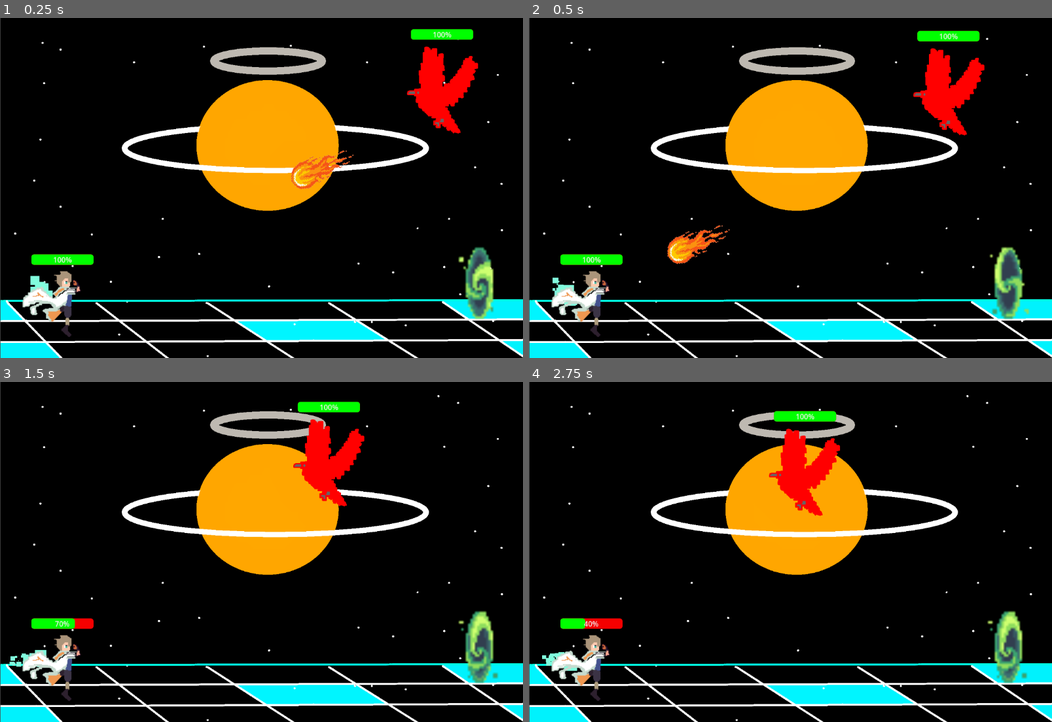
Above: before the commit, frames 1-4 (two rows, left to right).
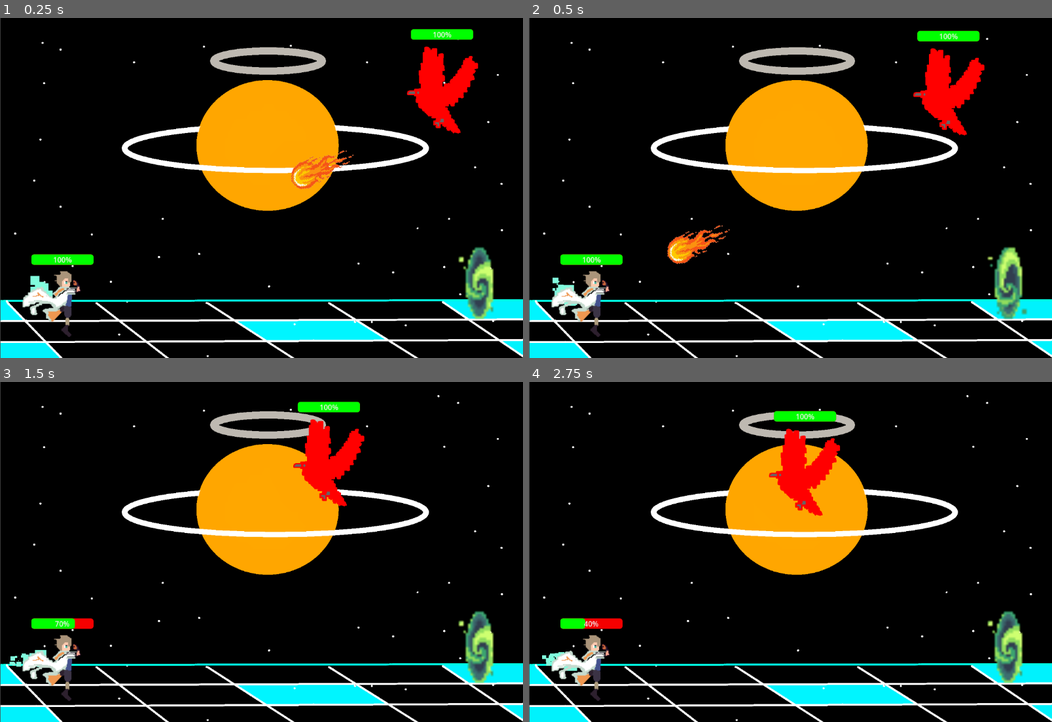
Above: after the commit, the same moments.

Repository: jwang5-dot/12-DT-Project
Game: Godot game, scene res://scene/Level 4.tscn
Same seed, same stepped clock (60 frames per second), same inputs: the game is played once before the commit and once after it. This scene is started directly instead of the project's main scene.
Inputs (mouse positions are in pixels of both pictures, inside the frame that each line leads up to):
- Up to frame 1 (0.25 s): no input
- Up to frame 2 (0.5 s): no input
- Up to frame 3 (1.5 s): tap Enter (ui_accept) at 0.5, 0.77 s; move the mouse to (376, 535) at 0.52 s; hold Right (ui_right) from 0.53 s (still down); move the mouse to (156, 569) at 1.27 s
- Up to frame 4 (2.75 s): tap Enter (ui_accept) at 1.52 s; move the mouse to (842, 477) at 2.02 s; release Right (ui_right) at 2.03 s; hold Left (ui_left) from 2.03 s (still down)

Frame 1 is identical in both runs. In frame 2, 0.8% of the frame differs, in the area x 87-96%, y 67-88%; in frame 3, 0.8%; in frame 4, 0.8%.

Commit message:
removing printing stuff

Diff:
--- a/assessment-game/scene/Level 4.tscn
+++ b/assessment-game/scene/Level 4.tscn
@@ -116,6 +116,6 @@
 sprite_frames = SubResource("SpriteFrames_s4evf")
 animation = &"portal1"
 autoplay = "portal1"
-frame_progress = 0.70670766
+frame_progress = 0.110249065
 
 [connection signal="area_entered" from="Area2D" to="CharacterBody2D" method="_on_area_2d_area_entered"]
--- a/assessment-game/scripts/enemy_rc.gd
+++ b/assessment-game/scripts/enemy_rc.gd
@@ -80,7 +80,6 @@
 
 	var bullet = bullet_scene.instantiate()
 	bullet.damage = 30
-	print("Bullet created:", bullet)
 
 	bullet.global_position = bullet_spawn.global_position
 	bullet.rotation = rotation
